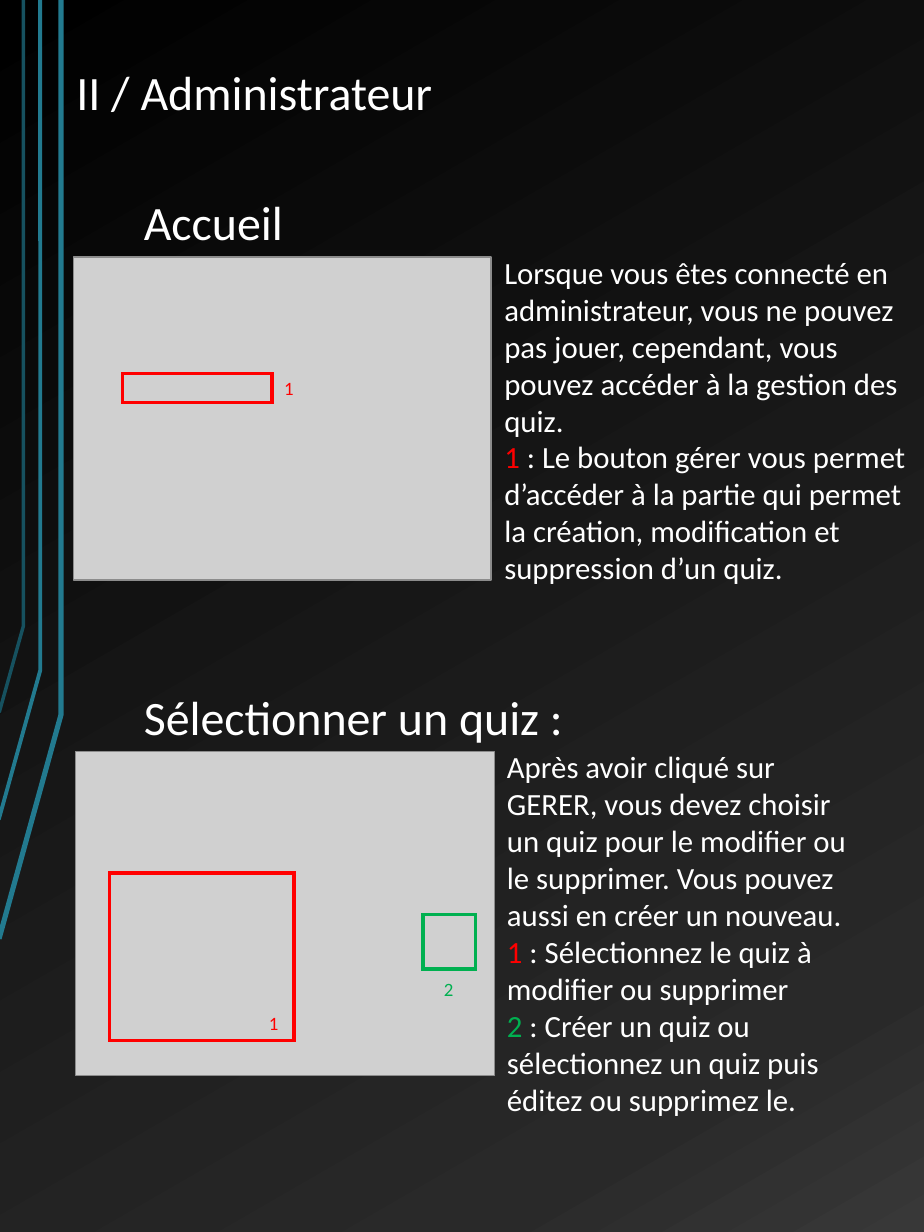
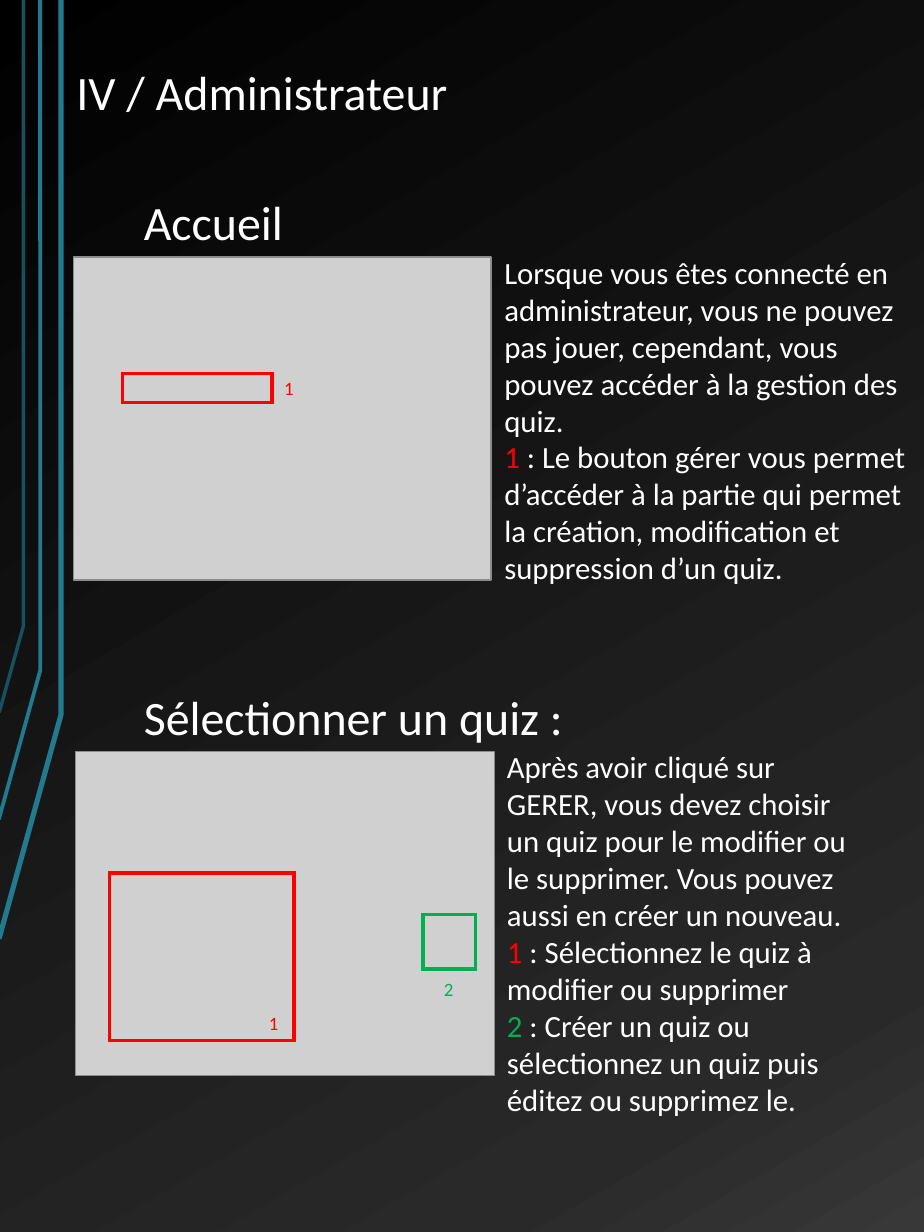
Before and after one commit to LordAlbas/warquiz, a slide deck: slide 7 of Docs/manuel utilisateur WQ.pptx (slide 6 before the commit). Drawn at 924x1232 pixels with LibreOffice and Linux fonts; fonts in the diff are those of the drawing; grey boxes stand for pictures. Boxes give left, top, right and bottom in pixels: in the first picture for what was removed or moved away, otherwise in the second. Text is boxed around its words. In the diff, an @@ line names an element or a change of style, - is before the commit and + after.

```diff
--- a/Docs/manuel utilisateur WQ.pptx
+++ b/Docs/manuel utilisateur WQ.pptx
@@ text at (76,76,448,111): text changed @@
-II / Administrateur
+IV / Administrateur
```
Also in this commit, not shown: 5 other slides changed, 1 slide added.
